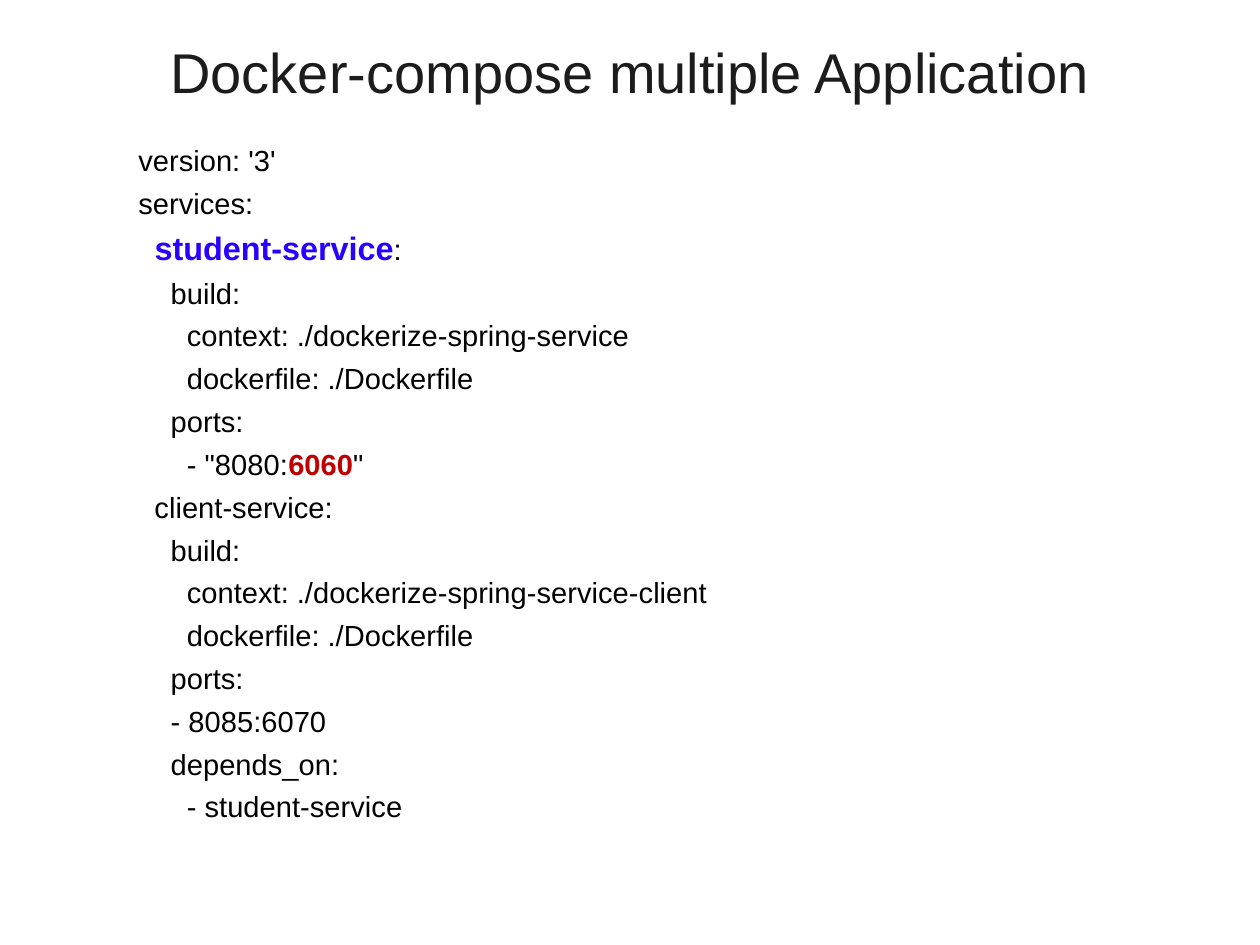
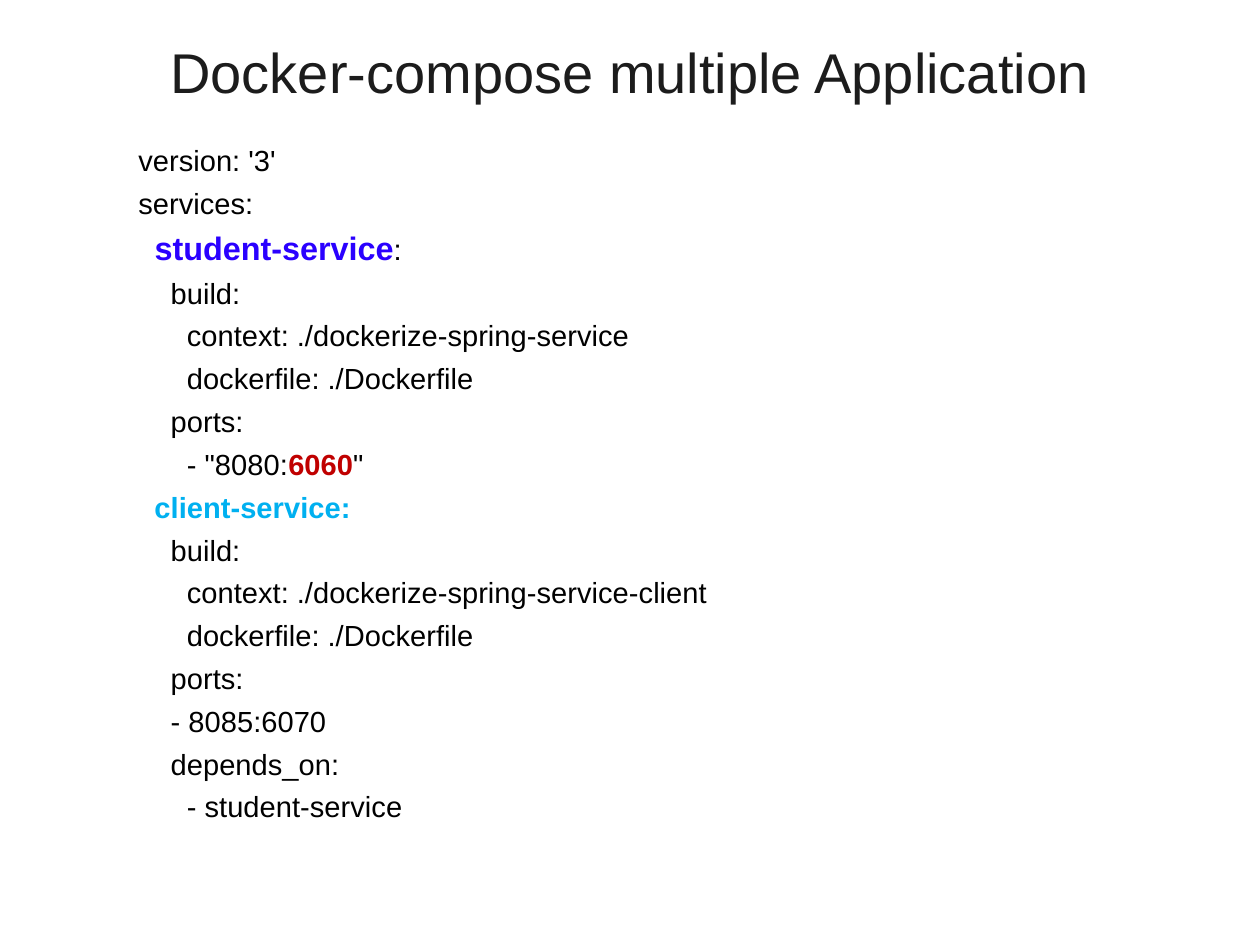
Before and after one commit to vatsanTraining/freshers_dec_2021, a slide deck: slide 59 of Dockers_Version_01.ppt (slide 58 before the commit). Drawn at 1260x945 pixels with LibreOffice and Linux fonts; fonts in the diff are those of the drawing; background and template pictures are left out. Boxes give left, top, right and bottom in pixels: in the first picture for what was removed or moved away, otherwise in the second. Text is boxed around its words. In the diff, an @@ line names an element or a change of style, - is before the commit and + after.

```diff
--- a/Dockers_Version_01.ppt
+++ b/Dockers_Version_01.ppt
@@ text at [154, 497, 350, 519]: text colour #000000 to #00B0F0, bold on in "client-service:" @@
```
Also in this commit, not shown: 1 other slide changed, 1 slide added.
